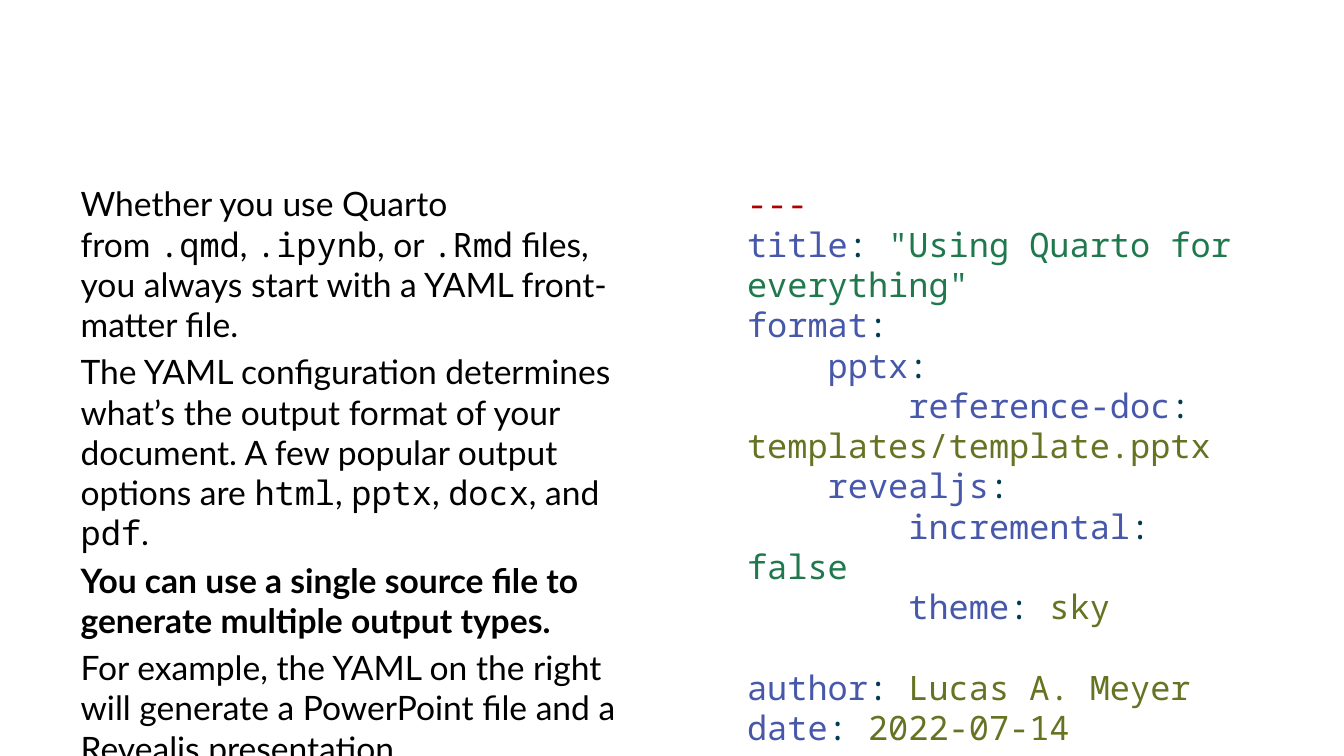
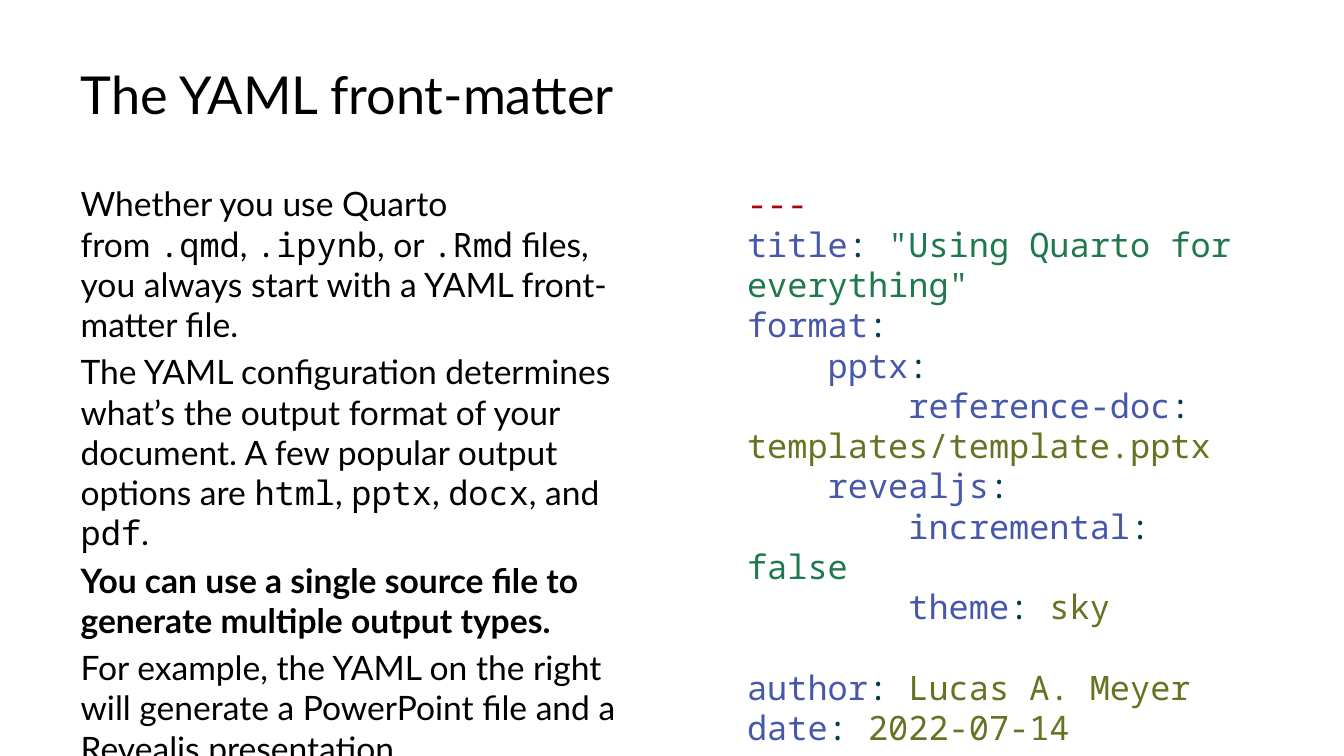
Before and after one commit to lucas-a-meyer/using-quarto, a slide deck: slide 10 of docs/presentation.pptx. Drawn at 1344x756 pixels with LibreOffice and Linux fonts; fonts in the diff are those of the drawing. Boxes give left, top, right and bottom in pixels: in the first picture for what was removed or moved away, otherwise in the second. Text is boxed around its words. In the diff, an @@ line names an element or a change of style, - is before the commit and + after.

```diff
--- a/docs/presentation.pptx
+++ b/docs/presentation.pptx
@@ title added at box(81, 75, 613, 115), 28 pt, text #000000 @@
+The YAML front-matter
```
Also in this commit, not shown: 18 other slides changed, 8 slides added, 11 slides removed, 43 other files.
